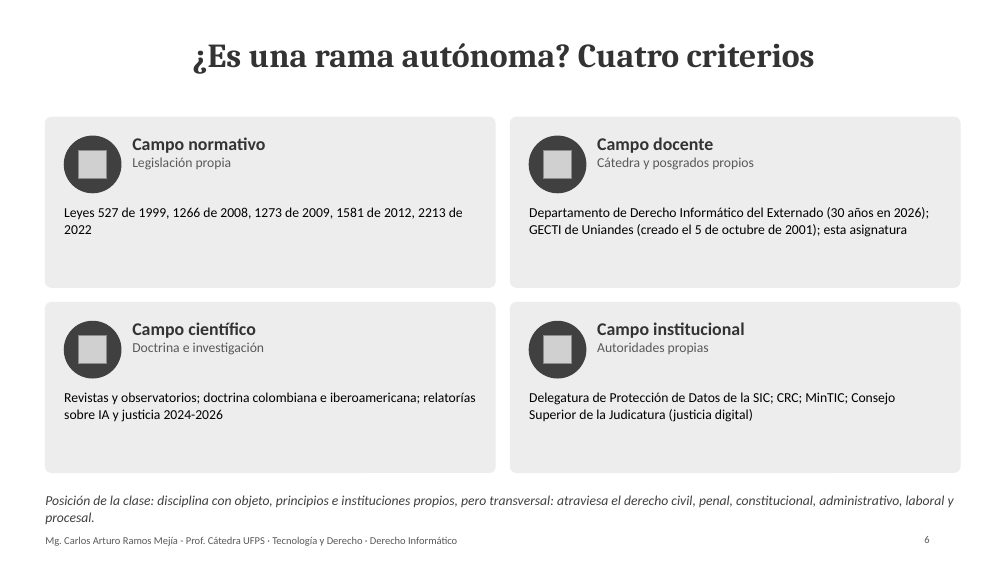
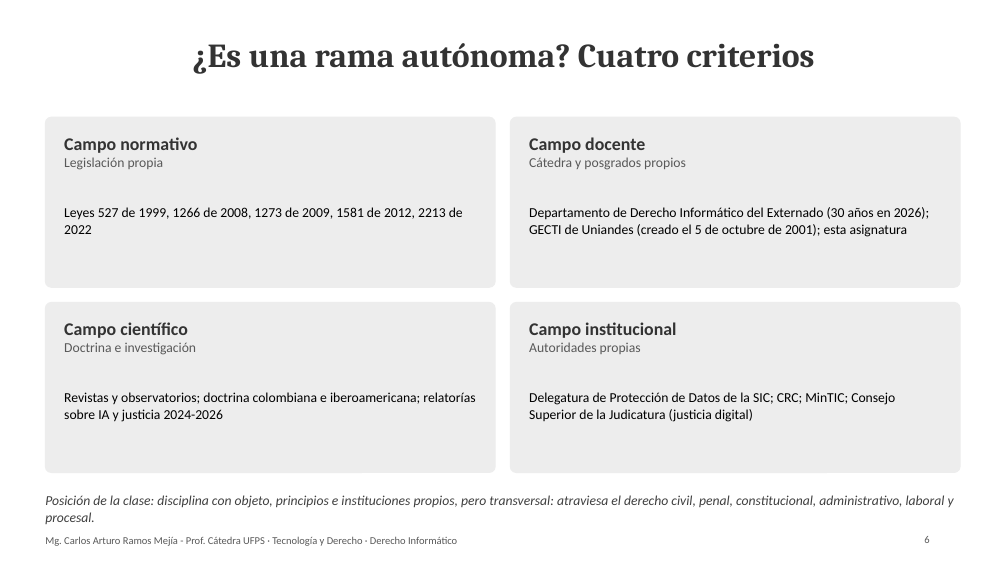
Before and after one commit to Arturoramos22/Arturoramos22, a slide deck: slide 6 of clase-derecho-informatico/DIAPOSITIVAS.pptx. Drawn at 1008x567 pixels with LibreOffice and Linux fonts; fonts in the diff are those of the drawing; grey boxes stand for pictures. Boxes give left, top, right and bottom in pixels: in the first picture for what was removed or moved away, otherwise in the second. Text is boxed around its words. In the diff, an @@ line names an element or a change of style, - is before the commit and + after.

```diff
--- a/clase-derecho-informatico/DIAPOSITIVAS.pptx
+++ b/clase-derecho-informatico/DIAPOSITIVAS.pptx
@@ text "Campo normativo": place and size @@
-text "Campo normativo" at (132, 137, 265, 170)
+text "Campo normativo" at (64, 137, 197, 170)
@@ ellipse removed at (64, 136, 121, 193) @@
@@ text "Campo docente": place and size @@
-text "Campo docente" at (597, 137, 754, 170)
+text "Campo docente" at (529, 137, 686, 170)
@@ ellipse removed at (529, 136, 586, 193) @@
@@ picture removed at (79, 150, 107, 179) @@
@@ picture removed at (544, 150, 572, 179) @@
@@ text "Campo científico": place and size @@
-text "Campo científico" at (132, 322, 265, 355)
+text "Campo científico" at (64, 322, 197, 355)
@@ ellipse removed at (64, 321, 121, 378) @@
@@ text "Campo institucional": place and size @@
-text "Campo institucional" at (597, 322, 744, 354)
+text "Campo institucional" at (529, 322, 676, 354)
@@ ellipse removed at (529, 321, 586, 378) @@
@@ picture removed at (79, 336, 107, 364) @@
@@ picture removed at (544, 336, 572, 364) @@
```
Also in this commit, not shown: 17 other slides changed, 2 other files.
